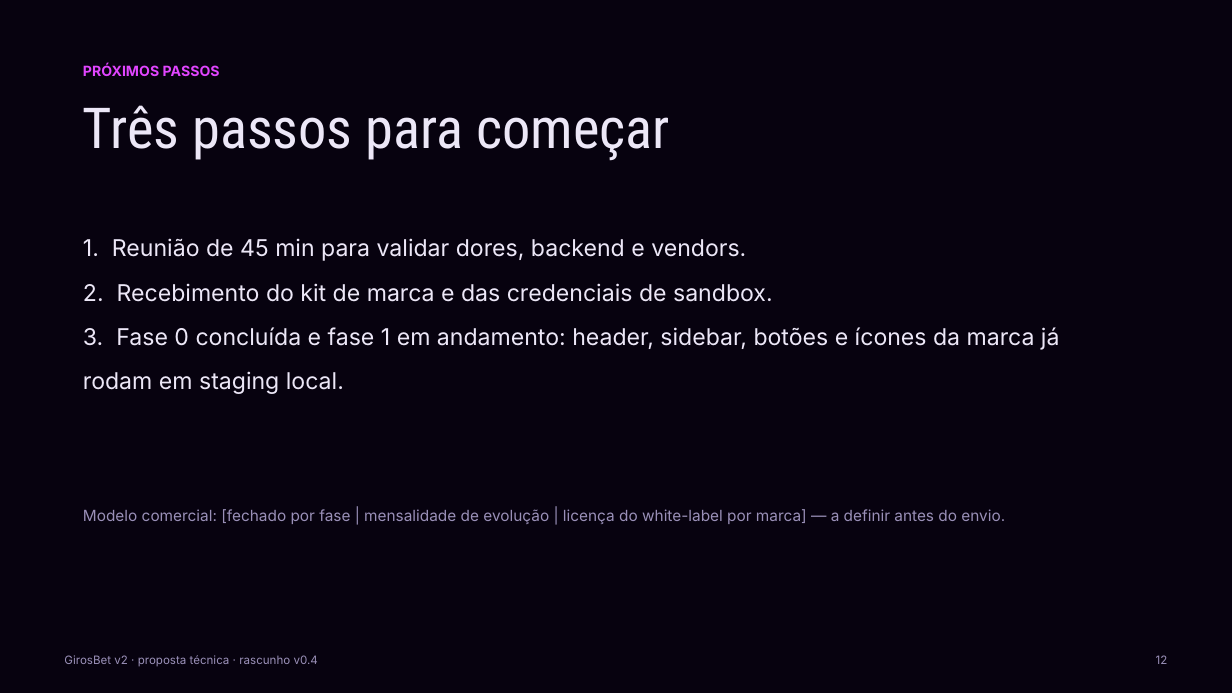
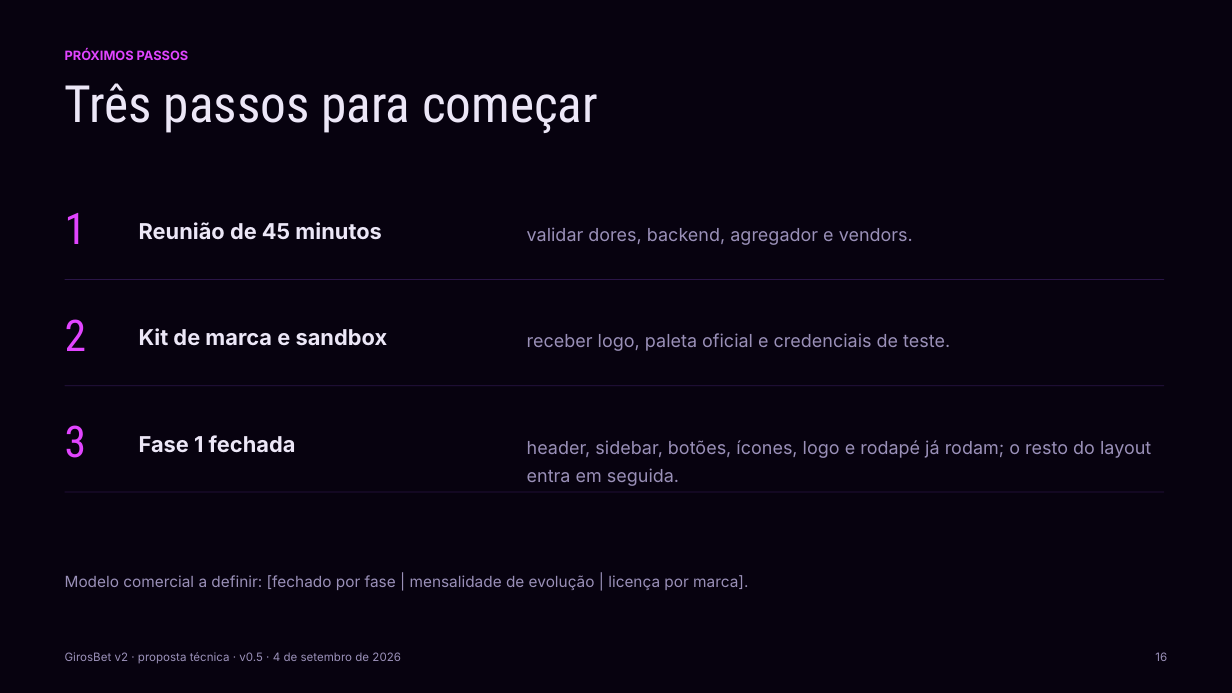
Before and after one commit to BetAki-bet-br/frontend, a slide deck: slide 17 of docs/girosbet/girosbet-v2-pitch.pptx (slide 12 before the commit). Drawn at 1232x693 pixels with LibreOffice and Linux fonts; fonts in the diff are those of the drawing. Boxes give left, top, right and bottom in pixels: in the first picture for what was removed or moved away, otherwise in the second. Text is boxed around its words. In the diff, an @@ line names an element or a change of style, - is before the commit and + after.

```diff
--- a/docs/girosbet/girosbet-v2-pitch.pptx
+++ b/docs/girosbet/girosbet-v2-pitch.pptx
@@ text "PRÓXIMOS PASSOS": place and size @@
-text "PRÓXIMOS PASSOS" at (83,64,220,76)
+text "PRÓXIMOS PASSOS" at (65,49,189,60)
@@ text "PRÓXIMOS PASSOS" at (65,49,189,60): size 11 to 10 pt; line spacing 1.15 to 1 @@
@@ text "Três passos para começar": place and size @@
-text "Três passos para começar" at (83,105,671,161)
+text "Três passos para começar" at (65,83,598,133)
@@ text "Três passos para começar" at (65,83,598,133): size 44 to 40 pt; line spacing 1 to 0.95 @@
@@ text added at (65,213,87,244), 34 pt, text #E145FF @@
+1
@@ text removed at (83,238,1060,394) @@
-1. Reunião de 45 min para validar dores, backend e vendors.
-2. Recebimento do kit de marca e das credenciais de sandbox.
-3. Fase 0 concluída e fase 1 em andamento: header, sidebar, botões e ícones da marca já rodam em staging local.
@@ text added at (139,222,381,240), 17 pt, text #ECE7F7, bold @@
+Reunião de 45 minutos
@@ text added at (527,227,913,245), 14 pt, text #9A90B8 @@
+validar dores, backend, agregador e vendors.
@@ rectangle added at (65,279,1165,280), fill #2A1547 @@
@@ text added at (65,319,87,351), 34 pt, text #E145FF @@
+2
@@ text added at (139,328,388,346), 17 pt, text #ECE7F7, bold @@
+Kit de marca e sandbox
@@ text added at (527,333,950,351), 14 pt, text #9A90B8 @@
+receber logo, paleta oficial e credenciais de teste.
@@ rectangle added at (65,385,1165,386), fill #2A1547 @@
@@ text added at (65,425,87,458), 34 pt, text #E145FF @@
+3
@@ text added at (139,435,296,453), 17 pt, text #ECE7F7, bold @@
+Fase 1 fechada
@@ text added at (527,440,1151,486), 14 pt, text #9A90B8 @@
+header, sidebar, botões, ícones, logo e rodapé já rodam; o resto do layout entra em seguida.
@@ rectangle added at (65,492,1165,493), fill #2A1547 @@
@@ text at (65,575,748,590): text changed @@
-Modelo comercial: [fechado por fase | mensalidade de evolução | licença do white-label por marca] — a definir antes do envio.
+Modelo comercial a definir: [fechado por fase | mensalidade de evolução | licença por marca].
@@ text at (65,652,401,664): text changed @@
-GirosBet v2 · proposta técnica · rascunho v0.4
+GirosBet v2 · proposta técnica · v0.5 · 4 de setembro de 2026
@@ text added at (1155,652,1167,661), 9 pt, text #9A90B8 @@
+16
@@ text removed at (1156,655,1168,664) @@
-12
```
Also in this commit, not shown: 6 other slides changed, 10 slides added, 5 slides removed, 41 other files.
